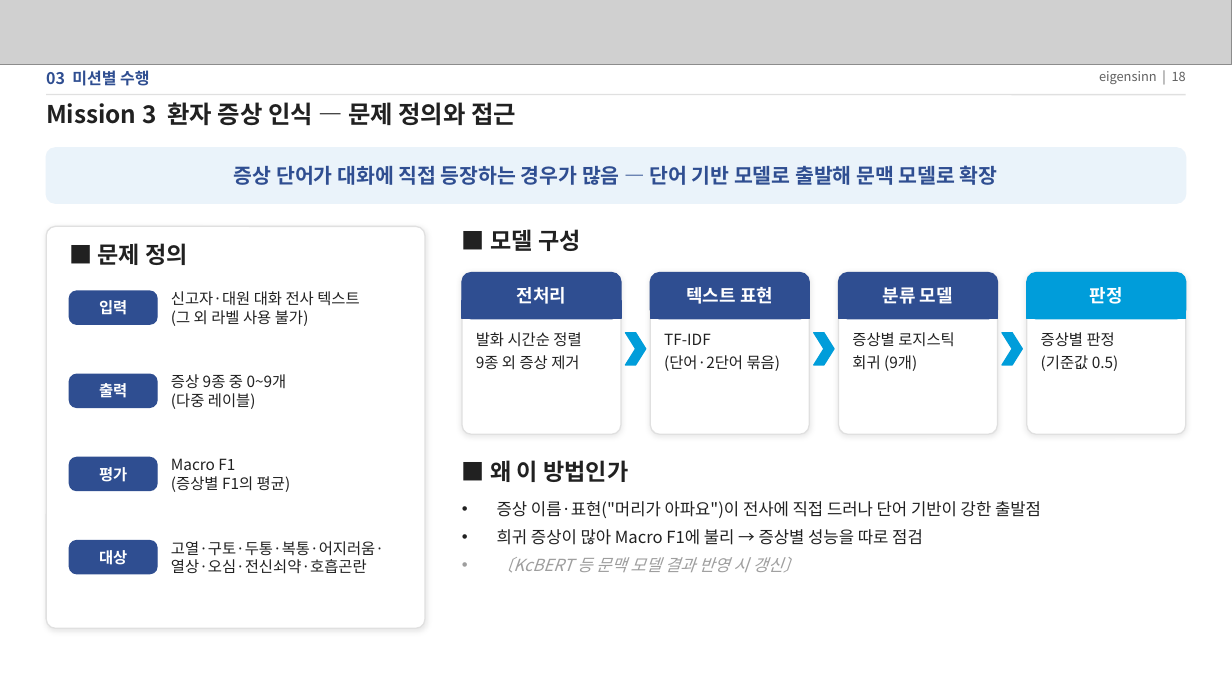
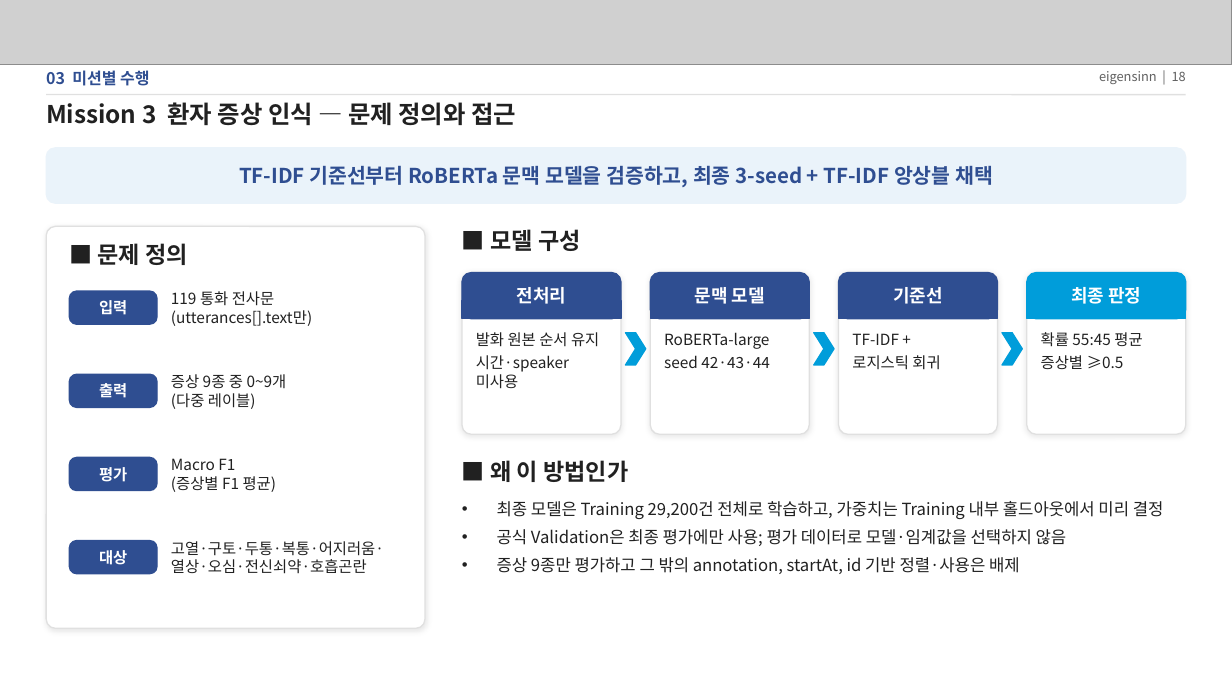
Before and after one commit to eigensinn-dcc2026/prelim, a slide deck: slide 18 of ppt/DCC2026_예선_결과정리.pptx. Drawn at 1232x693 pixels with LibreOffice and Linux fonts; fonts in the diff are those of the drawing; grey boxes stand for pictures. Boxes give left, top, right and bottom in pixels: in the first picture for what was removed or moved away, otherwise in the second. Text is boxed around its words. In the diff, an @@ line names an element or a change of style, - is before the commit and + after.

```diff
--- a/ppt/DCC2026_예선_결과정리.pptx
+++ b/ppt/DCC2026_예선_결과정리.pptx
@@ text at (239, 165, 993, 187): text changed @@
-증상 단어가 대화에 직접 등장하는 경우가 많음 — 단어 기반 모델로 출발해 문맥 모델로 확장
+TF-IDF 기준선부터 RoBERTa 문맥 모델을 검증하고, 최종 3-seed + TF-IDF 앙상블 채택
@@ text at (171, 291, 312, 326): text changed @@
-신고자·대원 대화 전사 텍스트
-(그 외 라벨 사용 불가)
+119 통화 전사문
+(utterances[].text만)
@@ text at (695, 287, 765, 304): text changed @@
-텍스트 표현
+문맥 모델
@@ text at (893, 287, 943, 304): text changed @@
-분류 모델
+기준선
@@ text at (1071, 287, 1141, 304): text changed @@
-판정
+최종 판정
@@ text at (476, 332, 599, 389): text changed @@
-발화 시간순 정렬
-9종 외 증상 제거
+발화 원본 순서 유지
+시간·speaker 미사용
@@ text at (664, 332, 769, 368): text changed @@
-TF-IDF
-(단어·2단어 묶음)
+RoBERTa-large
+seed 42·43·44
@@ text at (852, 333, 940, 370): text changed @@
-증상별 로지스틱
-회귀 (9개)
+TF-IDF +
+로지스틱 회귀
@@ text at (1041, 332, 1142, 369): text changed @@
-증상별 판정
-(기준값 0.5)
+확률 55:45 평균
+증상별 ≥0.5
@@ text at (171, 476, 277, 492): text changed @@
-(증상별 F1의 평균)
+(증상별 F1 평균)
@@ text at (497, 501, 1164, 574): text changed @@
-• 증상 이름·표현("머리가 아파요")이 전사에 직접 드러나 단어 기반이 강한 출발점
-• 희귀 증상이 많아 Macro F1에 불리 → 증상별 성능을 따로 점검
-• 〔KcBERT 등 문맥 모델 결과 반영 시 갱신〕
+• 최종 모델은 Training 29,200건 전체로 학습하고, 가중치는 Training 내부 홀드아웃에서 미리 결정
+• 공식 Validation은 최종 평가에만 사용; 평가 데이터로 모델·임계값을 선택하지 않음
+• 증상 9종만 평가하고 그 밖의 annotation, startAt, id 기반 정렬·사용은 배제
```
Also in this commit, not shown: 4 other slides changed.
